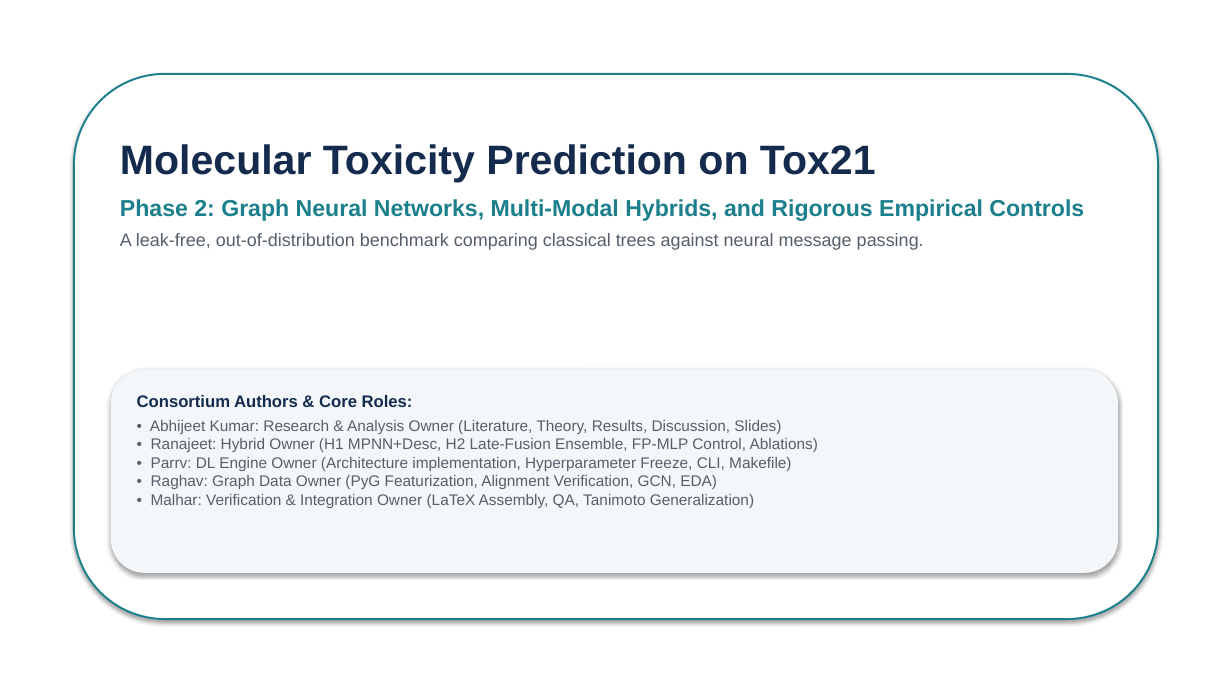
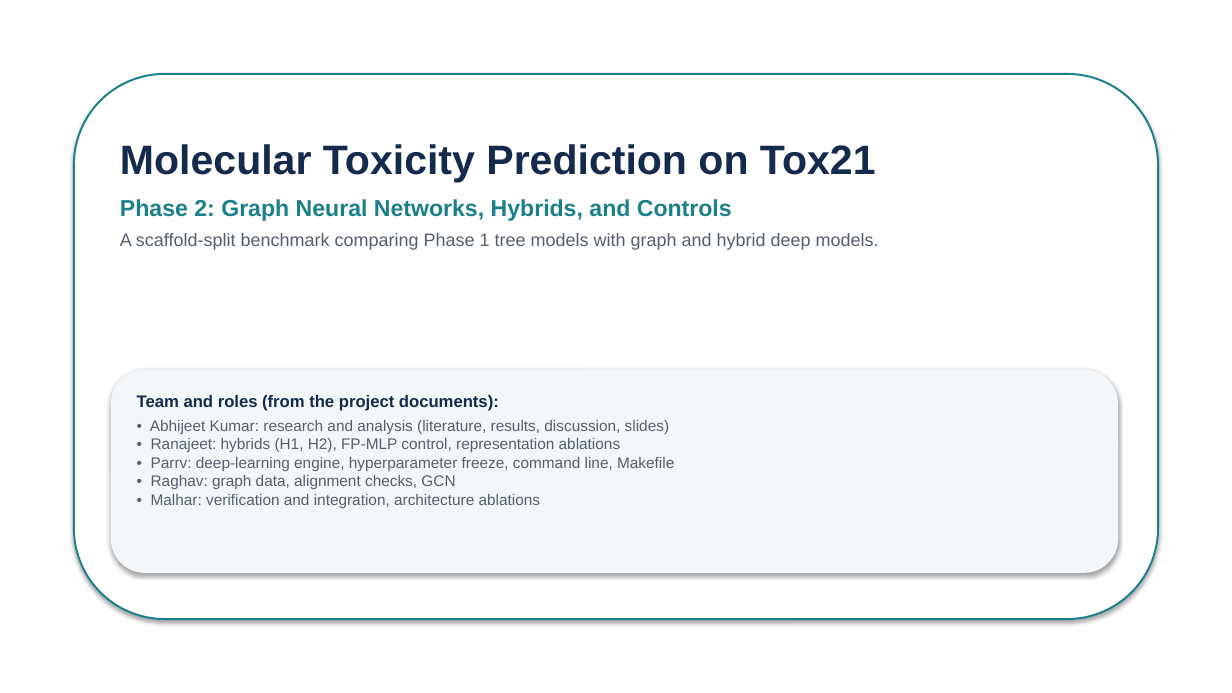
Before and after one commit to GabbyMymus/Molecular-Toxicity-Prediction, a slide deck: slide 1 of tox21-phase1/slides_phase2/tox21_phase2.pptx. Drawn at 1232x693 pixels with LibreOffice and Linux fonts; fonts in the diff are those of the drawing. Boxes give left, top, right and bottom in pixels: in the first picture for what was removed or moved away, otherwise in the second. Text is boxed around its words. In the diff, an @@ line names an element or a change of style, - is before the commit and + after.

```diff
--- a/tox21-phase1/slides_phase2/tox21_phase2.pptx
+++ b/tox21-phase1/slides_phase2/tox21_phase2.pptx
@@ text at <box>120,199,879,250</box>: text changed @@
-Phase 2: Graph Neural Networks, Multi-Modal Hybrids, and Rigorous Empirical Controls
-A leak-free, out-of-distribution benchmark comparing classical trees against neural message passing.
+Phase 2: Graph Neural Networks, Hybrids, and Controls
+A scaffold-split benchmark comparing Phase 1 tree models with graph and hybrid deep models.
@@ text at <box>137,395,674,508</box>: text changed @@
-Consortium Authors & Core Roles:
-• Abhijeet Kumar: Research & Analysis Owner (Literature, Theory, Results, Discussion, Slides)
-• Ranajeet: Hybrid Owner (H1 MPNN+Desc, H2 Late-Fusion Ensemble, FP-MLP Control, Ablations)
-• Parrv: DL Engine Owner (Architecture implementation, Hyperparameter Freeze, CLI, Makefile)
-• Raghav: Graph Data Owner (PyG Featurization, Alignment Verification, GCN, EDA)
-• Malhar: Verification & Integration Owner (LaTeX Assembly, QA, Tanimoto Generalization)
+Team and roles (from the project documents):
+• Abhijeet Kumar: research and analysis (literature, results, discussion, slides)
+• Ranajeet: hybrids (H1, H2), FP-MLP control, representation ablations
+• Parrv: deep-learning engine, hyperparameter freeze, command line, Makefile
+• Raghav: graph data, alignment checks, GCN
+• Malhar: verification and integration, architecture ablations
```
Also in this commit, not shown: 9 other slides changed, 3 slides added, 2 slides removed, 2 other files.
